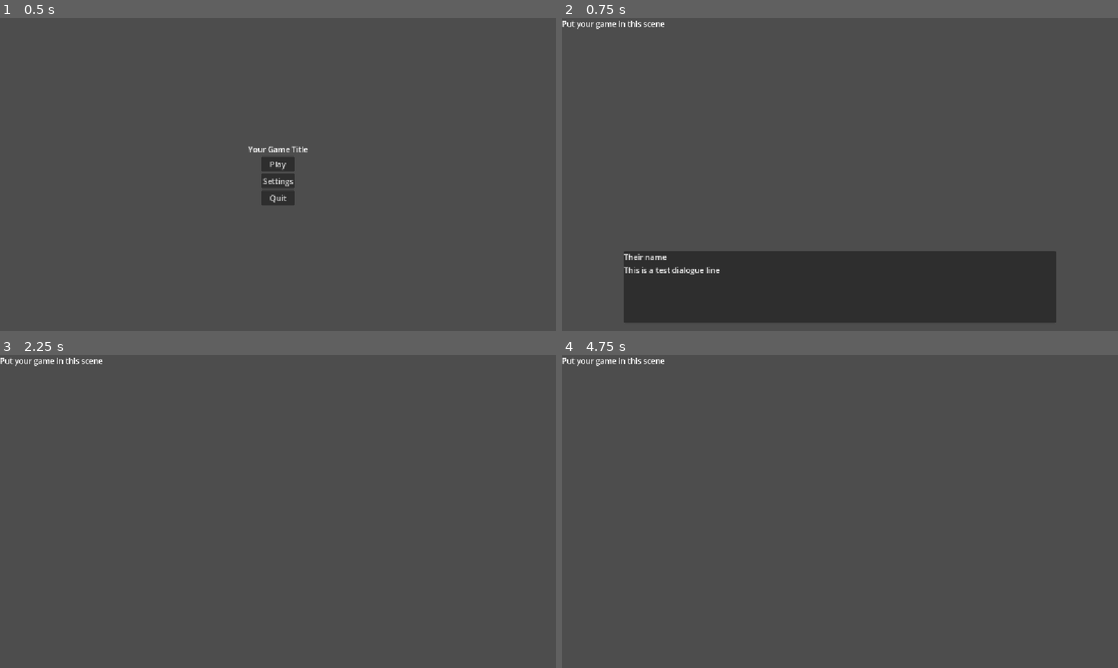
Above: before the commit, frames 1-4 (two rows, left to right).
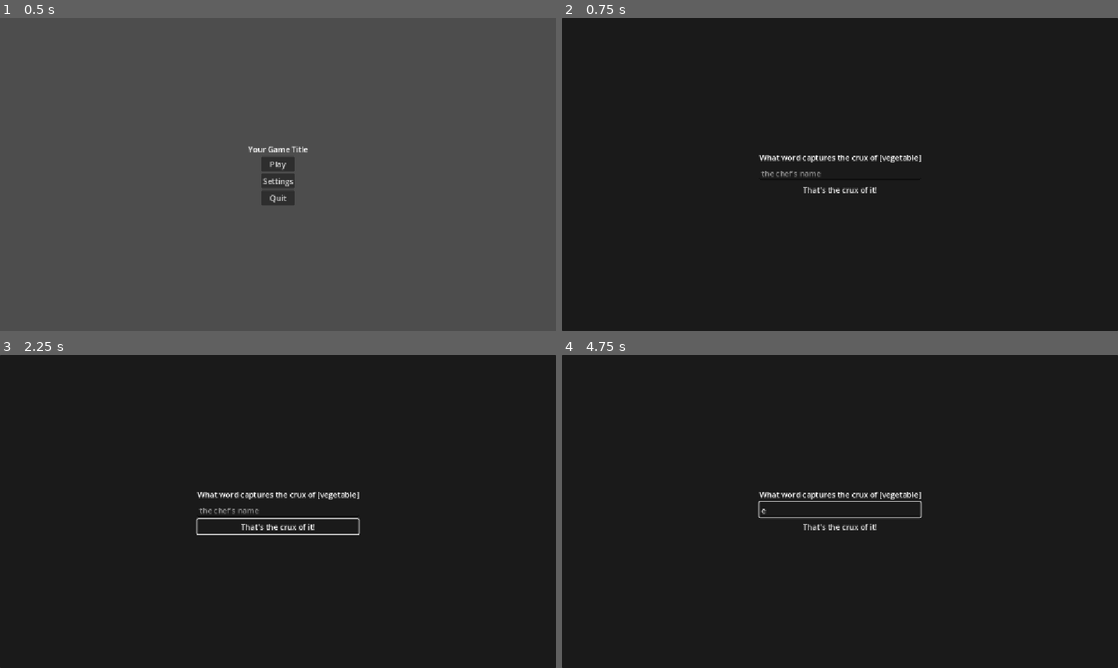
Above: after the commit, the same moments.

Repository: Lochi-dot-JPEG/crux
Game: Godot game, scene res://ui/title/title.tscn
The game is run twice, just before and just after one commit, with the same random seed, the same clock (stepped at 60 frames per second) and the same inputs.
Inputs (mouse positions are in pixels of both pictures, inside the frame that each line leads up to):
- Up to frame 1 (0.5 s): no input
- Up to frame 2 (0.75 s): click "Play" at 0.5 s
- Up to frame 3 (2.25 s): click (278, 527) at 1.25 s, where only the run after the commit has a clickable "That's the crux of it!"; tap Enter at 2 s; move the mouse to (400, 495) at 2.02 s; hold Right from 2.03 s (still down); hold E (next_dialogue) from 2.03 s (still down); click (400, 495) at 2.17 s
- Up to frame 4 (4.75 s): tap Space at 2.75, 4.25 s; move the mouse to (728, 527) at 2.77 s; release Right at 2.78 s; release E (next_dialogue) at 2.78 s; hold Down 2.78-3.53 s; tap E (next_dialogue) at 2.85, 4.55 s; tap Enter at 3.5 s; move the mouse to (895, 442) at 3.52 s; hold Right 3.53-4.28 s; hold E (next_dialogue) 3.53-4.28 s; tap Alt at 3.6 s; move the mouse to (812, 574) at 4.27 s; hold Up from 4.28 s (still down); tap Shift at 4.35 s; click (812, 574) at 4.42 s

Frame 1 is identical in both runs. In frame 2, 82% of the frame differs, in the area x 0-100%, y 0-100%; in frame 3, 100%; in frame 4, 100%.

Commit message:
collecting keywords, subbing keywords in

Diff:
--- a/scripts/save_file.gd
+++ b/scripts/save_file.gd
@@ -9,3 +9,4 @@
 @export var sous_chef_name = "Sous-Chef"
 
 @export var character_names = {}
+@export var keywords = {}
--- a/ui/dialogue/dialogue.gd
+++ b/ui/dialogue/dialogue.gd
@@ -7,14 +7,22 @@
 }
 
 @onready var name_label : Label = %Name
-@onready var text_label : Label = %Line
+@onready var text_label : RichTextLabel = %Line
+
+@onready var question_box : Control = %QuestionBox
+@onready var question_label : Label = %Question
+@onready var text_edit : TextEdit = %TextEdit
+@onready var confirm_button : Button = %Confirm
+
+var keyword_regex = RegEx.create_from_string("\\[([^\\]]*)\\]")
 
 func _ready() -> void:
-	_show_dialogue_line(CHARACTER.YOU,"This is a test dialogue line")
+	_show_dialogue_line(CHARACTER.YOU,"This is a [vegetable] test [second regexed keyword] dialogue line")
 
 func _show_dialogue_line(character : CHARACTER, text : String):
 	show()
-	var converted_text = _substitute_keywords(text)
+	var converted_text = await _substitute_keywords(text)
+	print(converted_text)
 	var character_name = _get_character_name(character)
 	text_label.text = converted_text
 	name_label.text = character_name
@@ -22,11 +30,39 @@
 func _input(event: InputEvent) -> void:
 	if not visible:
 		return
-	if event.is_action_pressed("next_dialogue"):
+	if not question_box.visible and event.is_action_pressed("next_dialogue"):
 		hide()
 
+func _ensure_keyword_exists(keyword_id : String):
+	if keyword_id not in Globals.loaded_save.keywords.keys():
+		var valid_find = false
+		_show_question("What word captures the crux of " + str(keyword_id)) # TODO dont just use ids
+		while not valid_find:
+			await confirm_button.pressed
+			if text_edit.text != "":
+				valid_find = true
+			# TODO confirm if they really want this word
+		Globals.loaded_save.keywords[keyword_id] = text_edit.text
+		question_box.hide()
+
+func _show_question(question : String):
+	question_box.show()
+	text_edit.text = ""
+	question_label.text = question
+
 func _substitute_keywords(text) -> String:
-	return text # TODO
+	var regexed_keywords = keyword_regex.search_all(text)
+	for result in regexed_keywords:
+		await _ensure_keyword_exists(result.strings[0])
+
+	var converted_text = text
+
+	for key in Globals.loaded_save.keywords.keys():
+		print("key is " + key)
+		converted_text = converted_text.replace(key, "[color=yellow]"+ Globals.loaded_save.keywords[key] + "[/color]")
+
+	return converted_text # TODO
+
 
 func _get_character_name(character : CHARACTER) -> String:
 	return "Their name" # TODO
--- a/ui/dialogue/dialogue.tscn
+++ b/ui/dialogue/dialogue.tscn
@@ -1,6 +1,18 @@
 [gd_scene format=3 uid="uid://bbo4bef8gsmne"]
 
 [ext_resource type="Script" uid="uid://0k8onrk83e4w" path="res://ui/dialogue/dialogue.gd" id="1_8q5o4"]
+
+[sub_resource type="StyleBoxFlat" id="StyleBoxFlat_8q5o4"]
+content_margin_left = 0.0
+content_margin_top = 0.0
+content_margin_right = 0.0
+content_margin_bottom = 0.0
+bg_color = Color(0.101960786, 0.101960786, 0.101960786, 1)
+corner_radius_top_left = 3
+corner_radius_top_right = 3
+corner_radius_bottom_right = 3
+corner_radius_bottom_left = 3
+corner_detail = 5
 
 [node name="Dialogue" type="Control" unique_id=205847605]
 layout_mode = 3
@@ -39,7 +51,47 @@
 layout_mode = 2
 text = "Name Here"
 
-[node name="Line" type="Label" parent="MarginContainer/PanelContainer/MarginContainer/VBoxContainer" unique_id=571937196]
+[node name="Line" type="RichTextLabel" parent="MarginContainer/PanelContainer/MarginContainer/VBoxContainer" unique_id=542358535]
 unique_name_in_owner = true
 layout_mode = 2
+size_flags_vertical = 3
+bbcode_enabled = true
 text = "What to say here"
+
+[node name="QuestionBox" type="PanelContainer" parent="." unique_id=1406485298]
+unique_name_in_owner = true
+visible = false
+layout_mode = 1
+anchors_preset = 15
+anchor_right = 1.0
+anchor_bottom = 1.0
+grow_horizontal = 2
+grow_vertical = 2
+theme_override_styles/panel = SubResource("StyleBoxFlat_8q5o4")
+
+[node name="VBoxContainer" type="VBoxContainer" parent="QuestionBox" unique_id=438054048]
+layout_mode = 2
+size_flags_horizontal = 4
+size_flags_vertical = 4
+
+[node name="Question" type="Label" parent="QuestionBox/VBoxContainer" unique_id=689532169]
+unique_name_in_owner = true
+layout_mode = 2
+text = "What is the crux of... "
+
+[node name="TextEdit" type="TextEdit" parent="QuestionBox/VBoxContainer" unique_id=1718772237]
+unique_name_in_owner = true
+custom_minimum_size = Vector2(0, 32)
+layout_mode = 2
+placeholder_text = "the chef's name"
+context_menu_enabled = false
+emoji_menu_enabled = false
+shortcut_keys_enabled = false
+selecting_enabled = false
+deselect_on_focus_loss_enabled = false
+drag_and_drop_selection_enabled = false
+
+[node name="Confirm" type="Button" parent="QuestionBox/VBoxContainer" unique_id=1042147796]
+unique_name_in_owner = true
+layout_mode = 2
+text = "That's the crux of it!"
